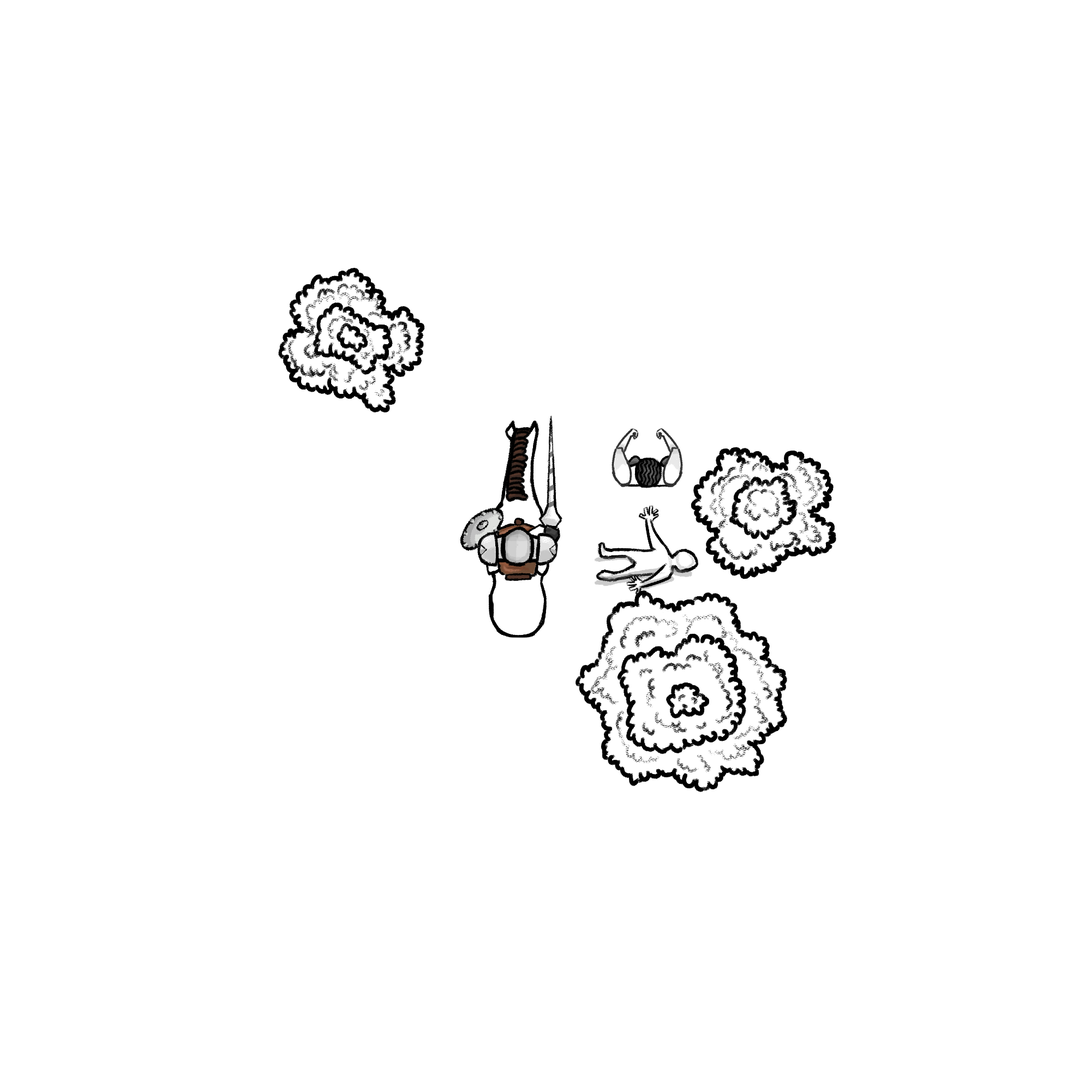
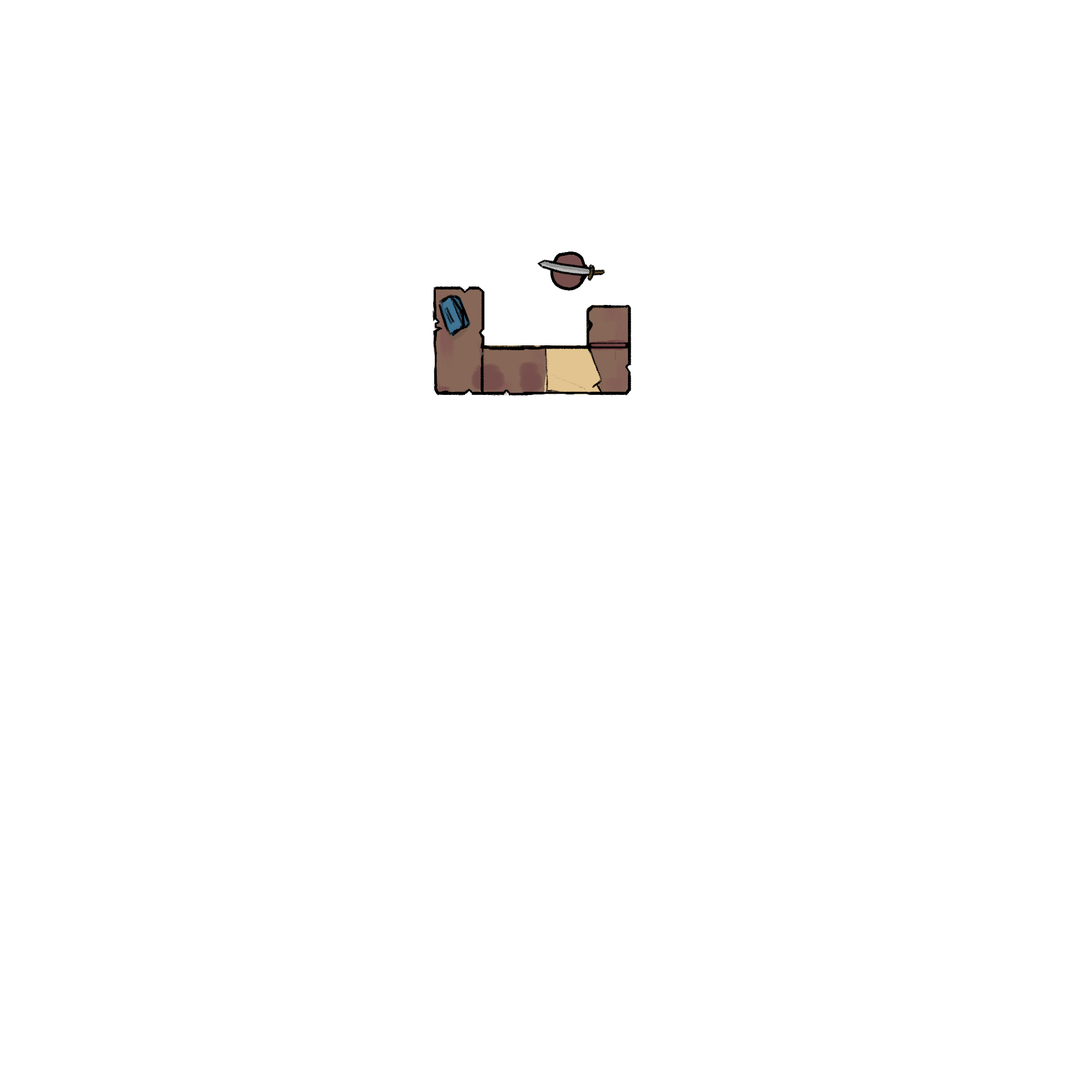
Two versions of the same layered image (w=1091, h=1091). Layer-by-layer changes:
added layer "ShopBa copie" above "ShopBa" over 432, 251, 632, 398
hid group "Arbre1" (3 layers) over 575, 590, 788, 793
hid group "Arbre2" (2 layers) over 690, 446, 837, 580
hid group "Arbre3" (3 layers) over 278, 267, 426, 413
hid group "Chevalier" (13 layers) over 460, 415, 563, 568
hid group "Ecuyer" (5 layers) over 611, 427, 684, 489
hid group "Cheval Selle" (3 layers) over 345, 386, 694, 761
hid group "Cadavre1" (2 layers) over 594, 505, 700, 596
